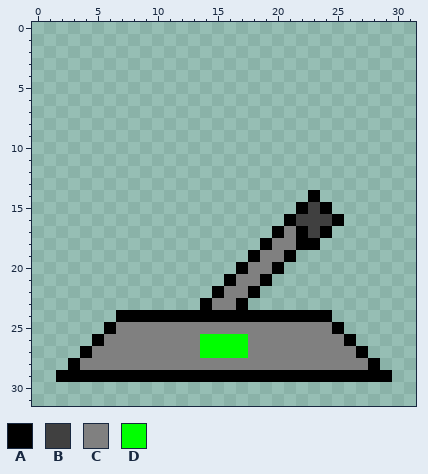
One commit to this pixel-art sprite: core/assets/power-on.png. This is how it looked before the edit.
The file is 32x32 pixels.
Palette (. is transparent): A #000000  B #404040  C #808080  D #00ff00
And afterwards:
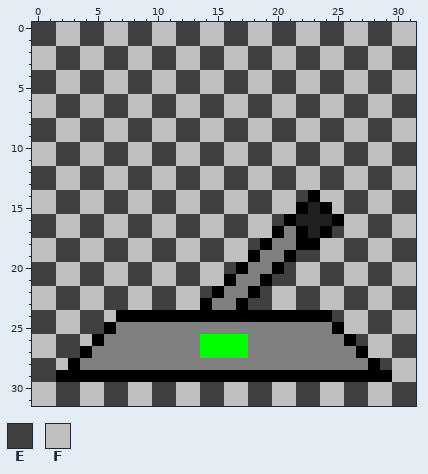
Colours new in this view: E #404040  F #c0c0c0
The exact change:
{"colour":"B","old":"#404040","new":"#202020"}
{"y":0,"x":0,"old":"................................","new":"EEFFEEFFEEFFEEFFEEFFEEFFEEFFEEFF"}
{"y":1,"x":0,"old":"................................","new":"EEFFEEFFEEFFEEFFEEFFEEFFEEFFEEFF"}
{"y":2,"x":0,"old":"................................","new":"FFEEFFEEFFEEFFEEFFEEFFEEFFEEFFEE"}
{"y":3,"x":0,"old":"................................","new":"FFEEFFEEFFEEFFEEFFEEFFEEFFEEFFEE"}
{"y":4,"x":0,"old":"................................","new":"EEFFEEFFEEFFEEFFEEFFEEFFEEFFEEFF"}
{"y":5,"x":0,"old":"................................","new":"EEFFEEFFEEFFEEFFEEFFEEFFEEFFEEFF"}
{"y":6,"x":0,"old":"................................","new":"FFEEFFEEFFEEFFEEFFEEFFEEFFEEFFEE"}
{"y":7,"x":0,"old":"................................","new":"FFEEFFEEFFEEFFEEFFEEFFEEFFEEFFEE"}
{"y":8,"x":0,"old":"................................","new":"EEFFEEFFEEFFEEFFEEFFEEFFEEFFEEFF"}
{"y":9,"x":0,"old":"................................","new":"EEFFEEFFEEFFEEFFEEFFEEFFEEFFEEFF"}
{"y":10,"x":0,"old":"................................","new":"FFEEFFEEFFEEFFEEFFEEFFEEFFEEFFEE"}
{"y":11,"x":0,"old":"................................","new":"FFEEFFEEFFEEFFEEFFEEFFEEFFEEFFEE"}
{"y":12,"x":0,"old":"................................","new":"EEFFEEFFEEFFEEFFEEFFEEFFEEFFEEFF"}
{"y":13,"x":0,"old":"................................","new":"EEFFEEFFEEFFEEFFEEFFEEFFEEFFEEFF"}
{"y":14,"x":0,"old":".......................","new":"FFEEFFEEFFEEFFEEFFEEFFE"}
{"y":14,"x":24,"old":"........","new":"FFEEFFEE"}
{"y":15,"x":0,"old":"......................","new":"FFEEFFEEFFEEFFEEFFEEFF"}
{"y":15,"x":25,"old":".......","new":"FEEFFEE"}
{"y":16,"x":0,"old":".....................","new":"EEFFEEFFEEFFEEFFEEFFE"}
{"y":16,"x":26,"old":"......","new":"FFEEFF"}
{"y":17,"x":0,"old":"....................","new":"EEFFEEFFEEFFEEFFEEFF"}
{"y":17,"x":25,"old":".......","new":"EFFEEFF"}
{"y":18,"x":0,"old":"...................","new":"FFEEFFEEFFEEFFEEFFE"}
{"y":18,"x":24,"old":"........","new":"FFEEFFEE"}
{"y":19,"x":0,"old":"..................","new":"FFEEFFEEFFEEFFEEFF"}
{"y":19,"x":22,"old":"..........","new":"EEFFEEFFEE"}
{"y":20,"x":0,"old":".................","new":"EEFFEEFFEEFFEEFFE"}
{"y":20,"x":21,"old":"...........","new":"EFFEEFFEEFF"}
{"y":21,"x":0,"old":"................","new":"EEFFEEFFEEFFEEFF"}
{"y":21,"x":20,"old":"............","new":"EEFFEEFFEEFF"}
{"y":22,"x":0,"old":"...............","new":"FFEEFFEEFFEEFFE"}
{"y":22,"x":19,"old":".............","new":"EFFEEFFEEFFEE"}
{"y":23,"x":0,"old":"..............","new":"FFEEFFEEFFEEFF"}
{"y":23,"x":18,"old":"..............","new":"EEFFEEFFEEFFEE"}
{"y":24,"x":0,"old":".......","new":"EEFFEEF"}
{"y":24,"x":25,"old":".......","new":"EFFEEFF"}
{"y":25,"x":0,"old":"......","new":"EEFFEE"}
{"y":25,"x":26,"old":"......","new":"FFEEFF"}
{"y":26,"x":0,"old":".....","new":"FFEEF"}
{"y":26,"x":27,"old":".....","new":"EFFEE"}
{"y":27,"x":0,"old":"....","new":"FFEE"}
{"y":27,"x":28,"old":"....","new":"FFEE"}
{"y":28,"x":0,"old":"...","new":"EEF"}
{"y":28,"x":29,"old":"...","new":"EFF"}
{"y":29,"x":0,"old":"..","new":"EE"}
{"y":29,"x":30,"old":"..","new":"FF"}
{"y":30,"x":0,"old":"................................","new":"FFEEFFEEFFEEFFEEFFEEFFEEFFEEFFEE"}
{"y":31,"x":0,"old":"................................","new":"FFEEFFEEFFEEFFEEFFEEFFEEFFEEFFEE"}
